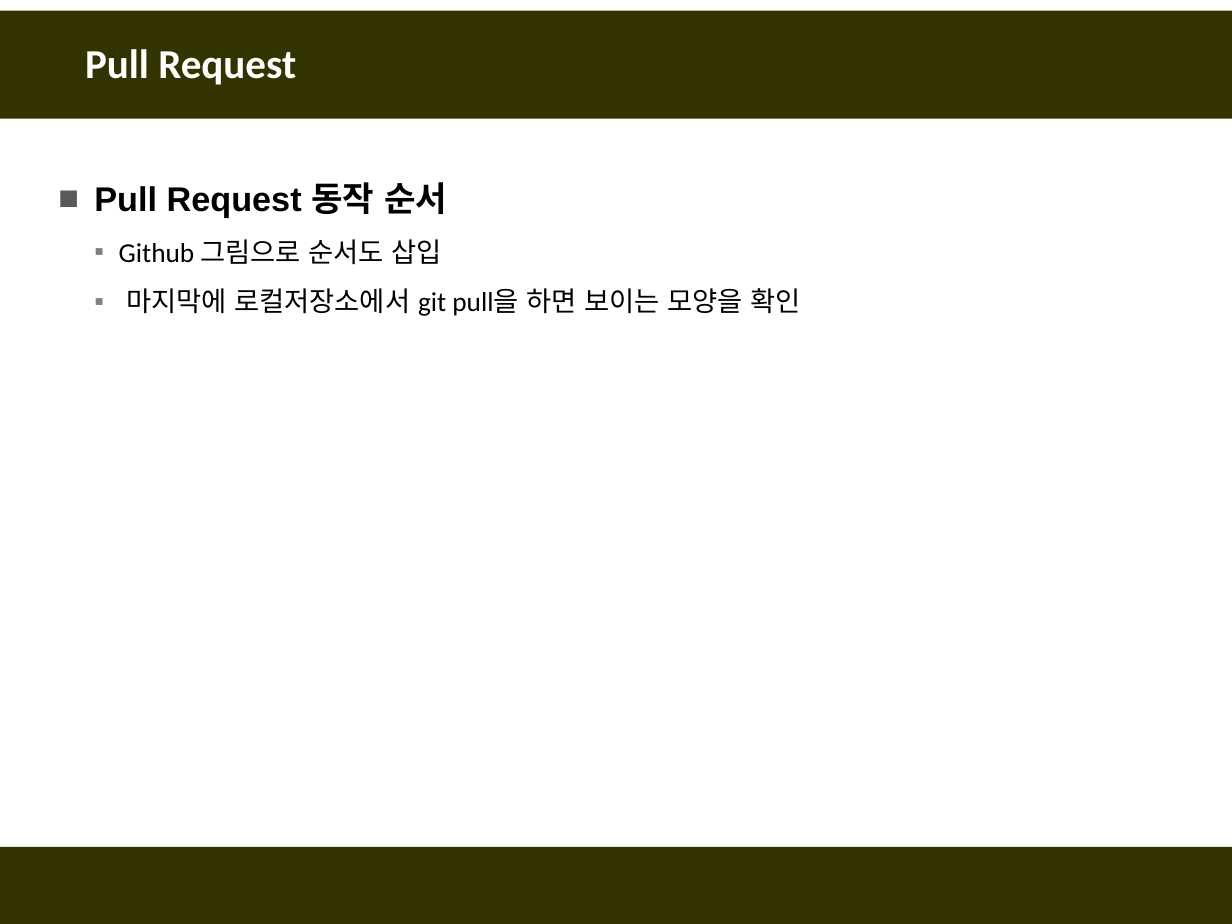
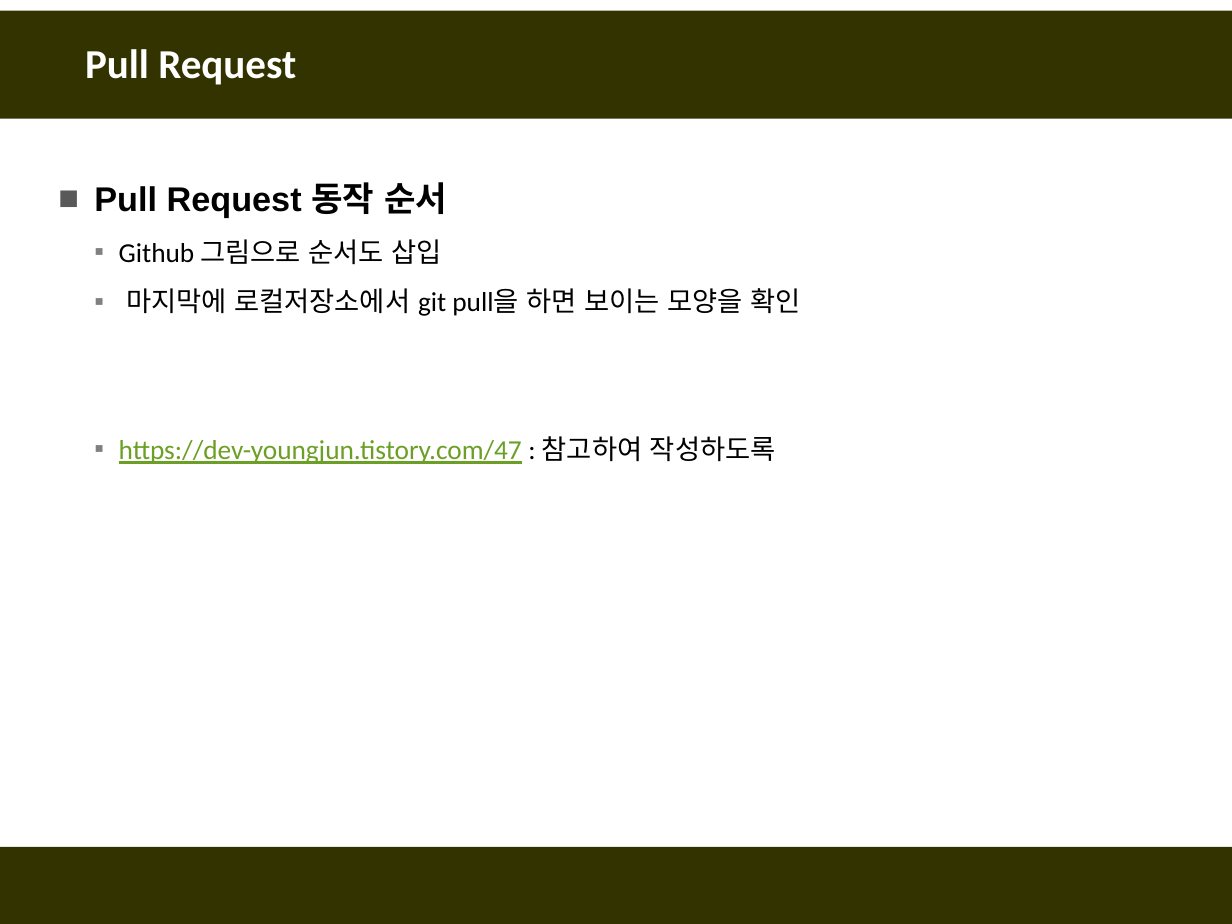
Before and after one commit to fasthill/github-lecture, a slide deck: slide 46 of git및github첫걸음-원격저장소연결.pptx. Drawn at 1232x924 pixels with LibreOffice and Linux fonts; fonts in the diff are those of the drawing. Boxes give left, top, right and bottom in pixels: in the first picture for what was removed or moved away, otherwise in the second. Text is boxed around its words. In the diff, an @@ line names an element or a change of style, - is before the commit and + after.

```diff
--- a/git및github첫걸음-원격저장소연결.pptx
+++ b/git및github첫걸음-원격저장소연결.pptx
@@ text at [119,436,776,464]: paragraph added @@
+  ▪ https://dev-youngjun.tistory.com/47 : 참고하여 작성하도록
```
